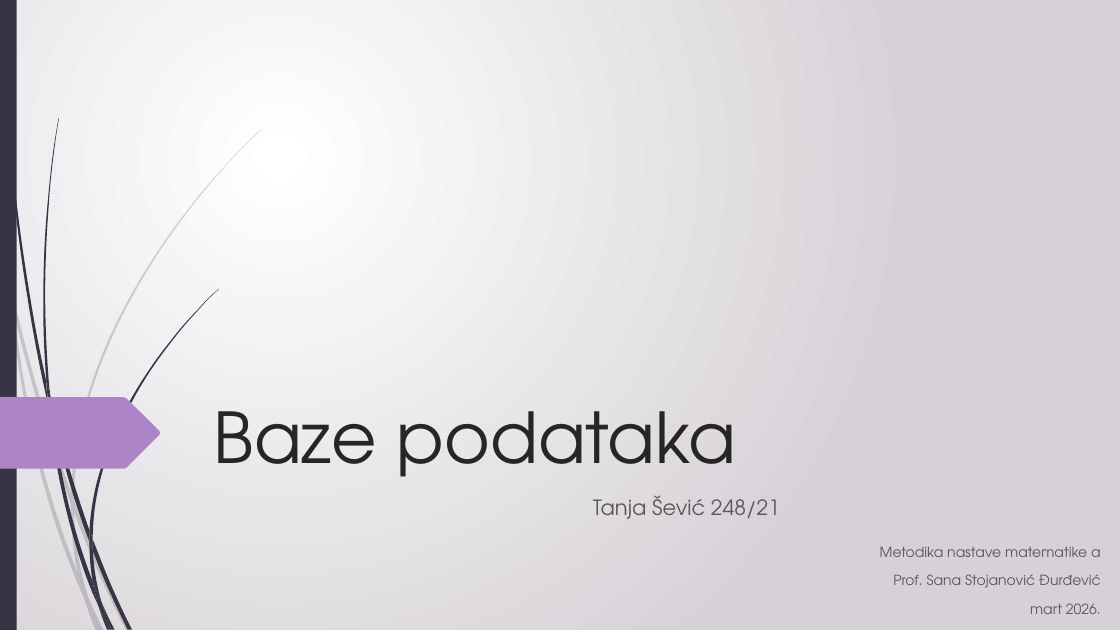
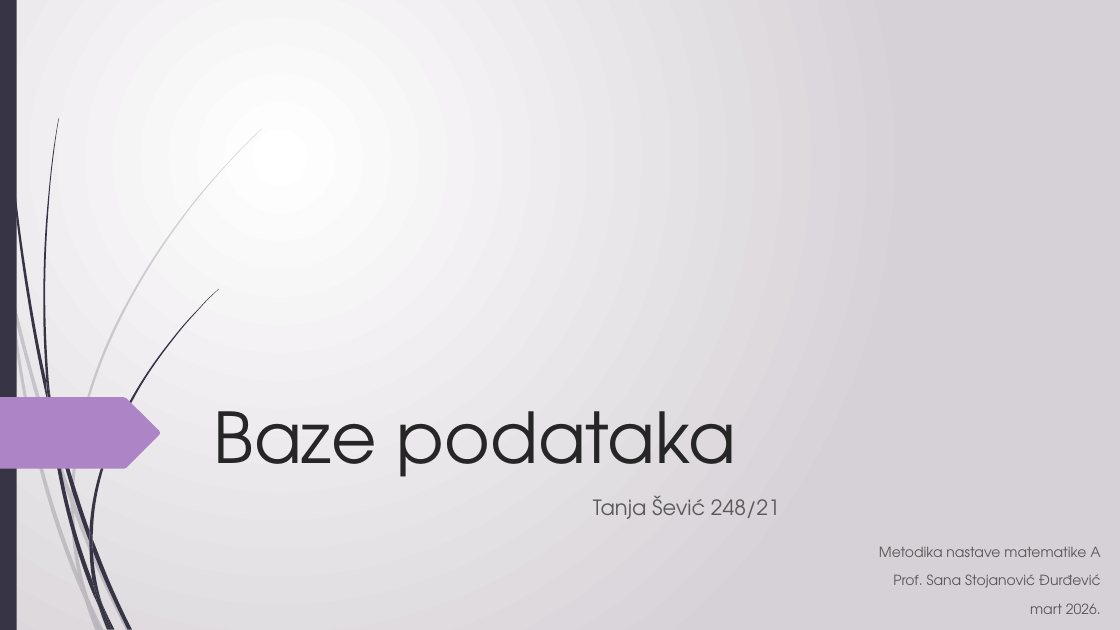
Before and after one commit to sanastojanovic/MNRI, a slide deck: slide 1 of 2025_seminarski/ml24821_Tanja_Sevic/bazePodataka.pptx. Drawn at 1120x630 pixels with LibreOffice and Linux fonts; fonts in the diff are those of the drawing. Boxes give left, top, right and bottom in pixels: in the first picture for what was removed or moved away, otherwise in the second. Text is boxed around its words. In the diff, an @@ line names an element or a change of style, - is before the commit and + after.

```diff
--- a/2025_seminarski/ml24821_Tanja_Sevic/bazePodataka.pptx
+++ b/2025_seminarski/ml24821_Tanja_Sevic/bazePodataka.pptx
@@ text at [879,546,1100,557]: text changed @@
-Metodika nastave matematike a
+Metodika nastave matematike A
```
